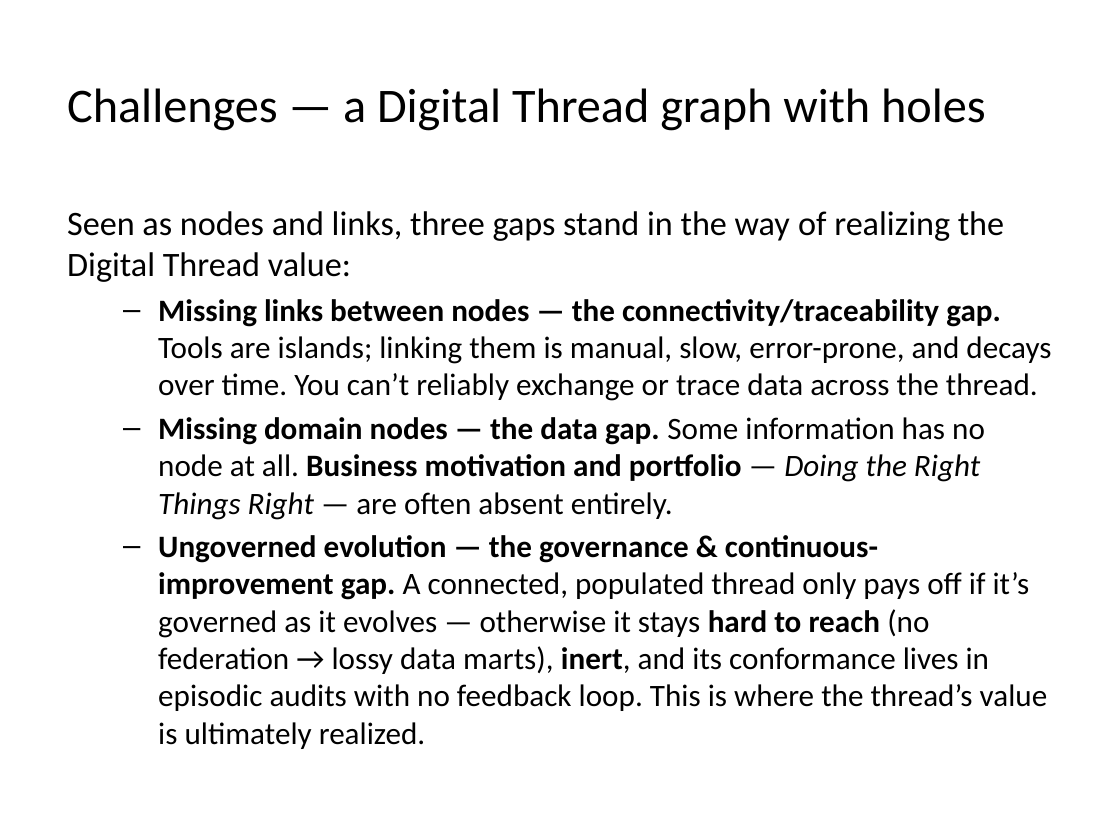
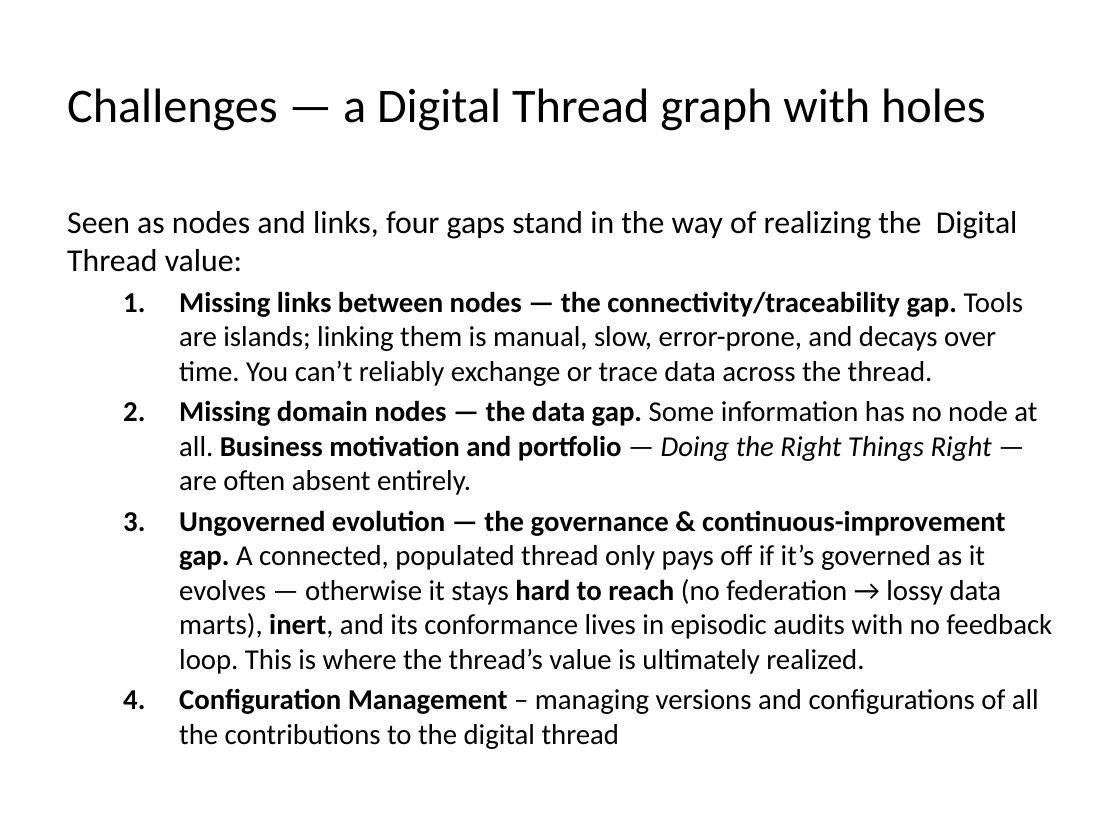
Before and after one commit to OSLC/oslc4js, a slide deck: slide 3 of docs/AAKI-Overview-Presentation.pptx. Drawn at 1120x840 pixels with LibreOffice and Linux fonts; fonts in the diff are those of the drawing. Boxes give left, top, right and bottom in pixels: in the first picture for what was removed or moved away, otherwise in the second. Text is boxed around its words. In the diff, an @@ line names an element or a change of style, - is before the commit and + after.

```diff
--- a/docs/AAKI-Overview-Presentation.pptx
+++ b/docs/AAKI-Overview-Presentation.pptx
@@ text at (67,211,1018,272): text changed; size 22 to 20.4 pt @@
-Seen as nodes and links, three gaps stand in the way of realizing the Digital Thread value:
+Seen as nodes and links, four gaps stand in the way of realizing the Digital Thread value:
@@ text at (179,291,1052,674): size 20 to 18.5 pt in "Missing links between nodes — the connectivity/traceability ...", "Missing domain nodes — the data gap. ...", "Ungoverned evolution — the governance & continuous-improveme ..."; bullet – to 1. @@
@@ text at (179,688,1039,749): paragraph added @@
+  4. Configuration Management – managing versions and configurations of all the contributions to the digital thread
```
Also in this commit, not shown: 4 other slides changed, 1 other file.
